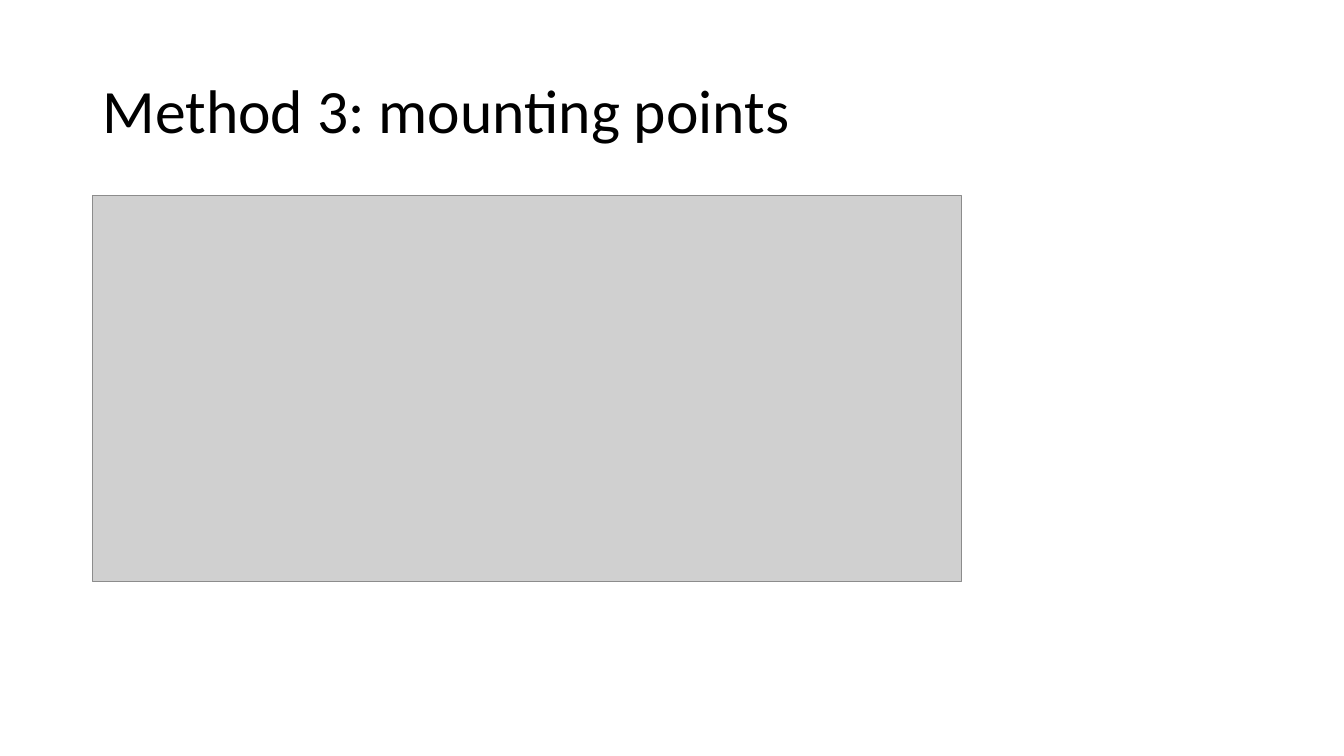
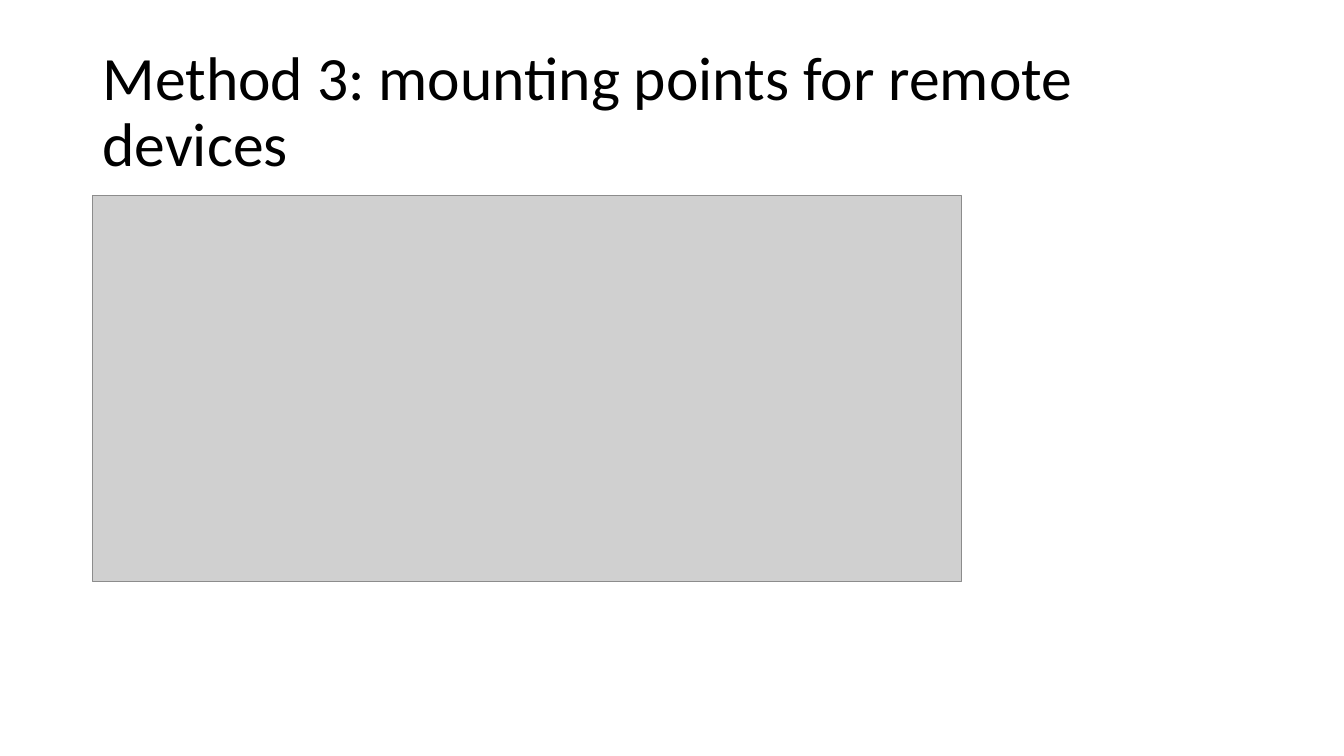
Before and after one commit to frankwxu/digital-forensics-lab, a slide deck: slide 8 of NIST_Data_Leakage_Case/NIST_Data_Leakage_06_Network_Shellbag_Jumplist.pptx. Drawn at 1344x756 pixels with LibreOffice and Linux fonts; fonts in the diff are those of the drawing; grey boxes stand for pictures; background and template pictures are left out. Boxes give left, top, right and bottom in pixels: in the first picture for what was removed or moved away, otherwise in the second. Text is boxed around its words. In the diff, an @@ line names an element or a change of style, - is before the commit and + after.

```diff
--- a/NIST_Data_Leakage_Case/NIST_Data_Leakage_06_Network_Shellbag_Jumplist.pptx
+++ b/NIST_Data_Leakage_Case/NIST_Data_Leakage_06_Network_Shellbag_Jumplist.pptx
@@ title at [102, 57, 1072, 167]: text changed @@
-Method 3: mounting points
+Method 3: mounting points for remote devices
```
Also in this commit, not shown: 16 other slides changed, 2 slides added, 1 slide removed, 8 other files.
